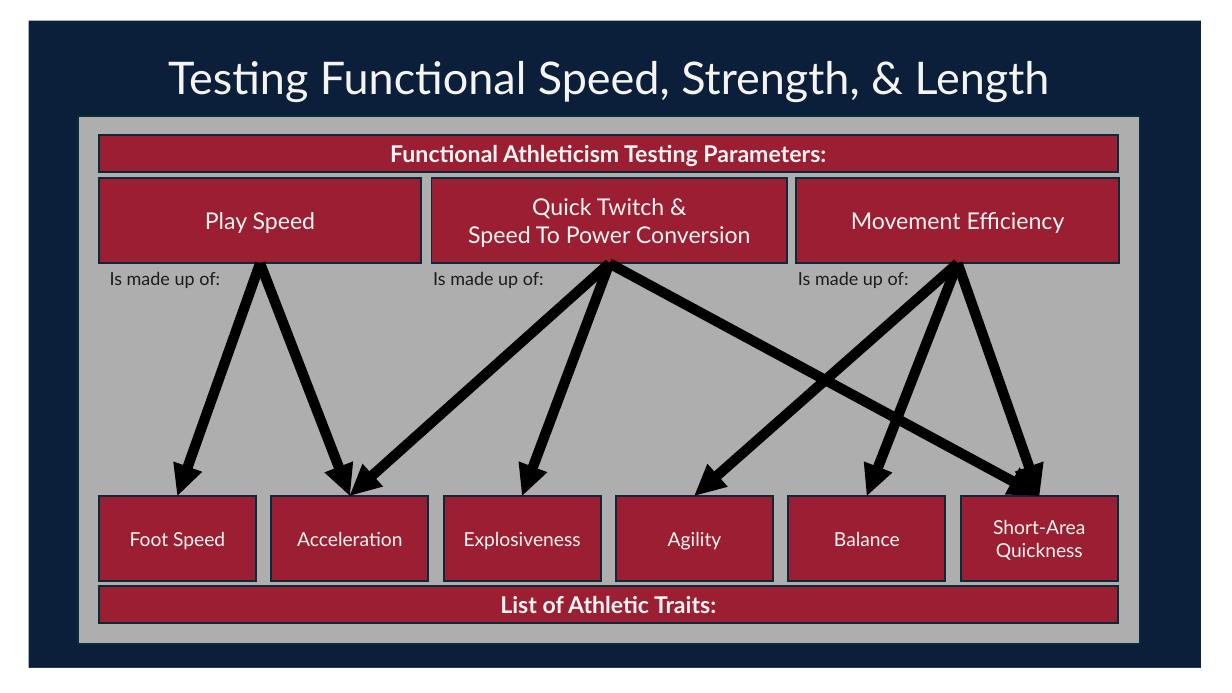
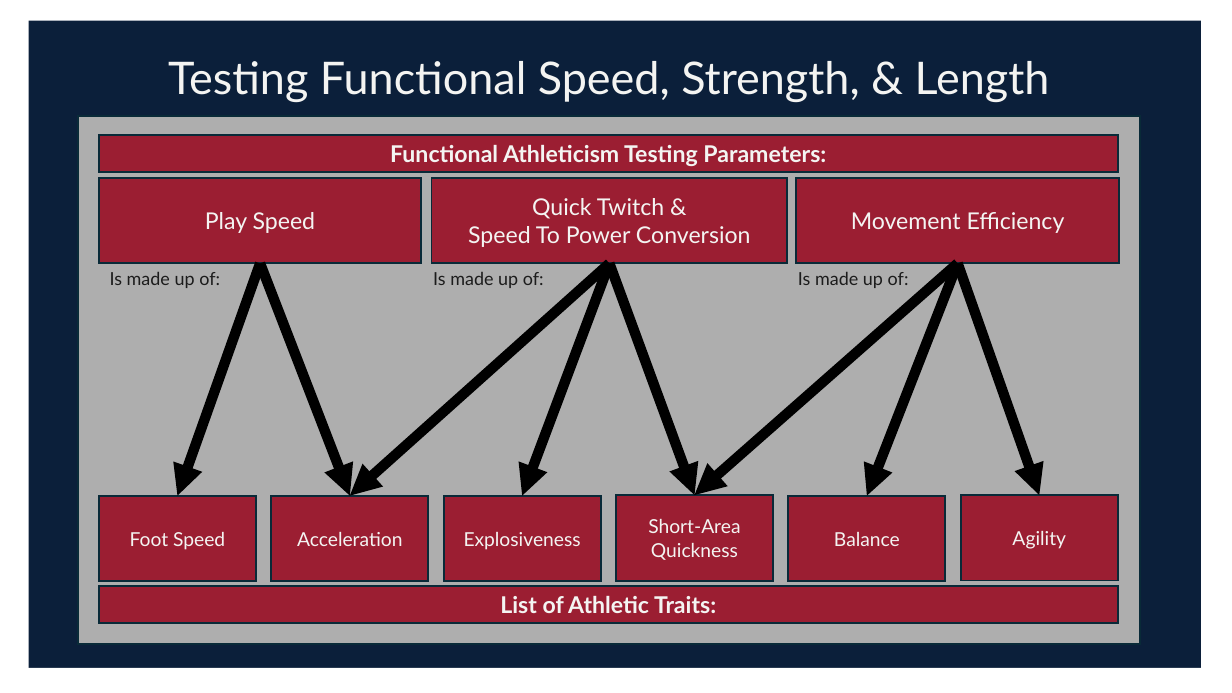
Before and after one commit to adi-p-14/Shrine-Bowl-Sumer-Competition, a slide deck: slide 5 of EWS Final Presentation.pptx. Drawn at 1232x693 pixels with LibreOffice and Linux fonts; fonts in the diff are those of the drawing. Boxes give left, top, right and bottom in pixels: in the first picture for what was removed or moved away, otherwise in the second. Text is boxed around its words. In the diff, an @@ line names an element or a change of style, - is before the commit and + after.

```diff
--- a/EWS Final Presentation.pptx
+++ b/EWS Final Presentation.pptx
@@ arrow moved from (610, 263) - (1040, 495) to (610, 263) - (695, 495) @@
@@ rectangle "Short-Area Quickness": place and size @@
-rectangle "Short-Area Quickness" at [961,495,1118,581]
+rectangle "Short-Area Quickness" at [616,495,774,581]
@@ rectangle "Agility": place and size @@
-rectangle "Agility" at [616,495,774,581]
+rectangle "Agility" at [961,495,1118,581]
```
Also in this commit, not shown: 2 other slides changed, 3 other files.
